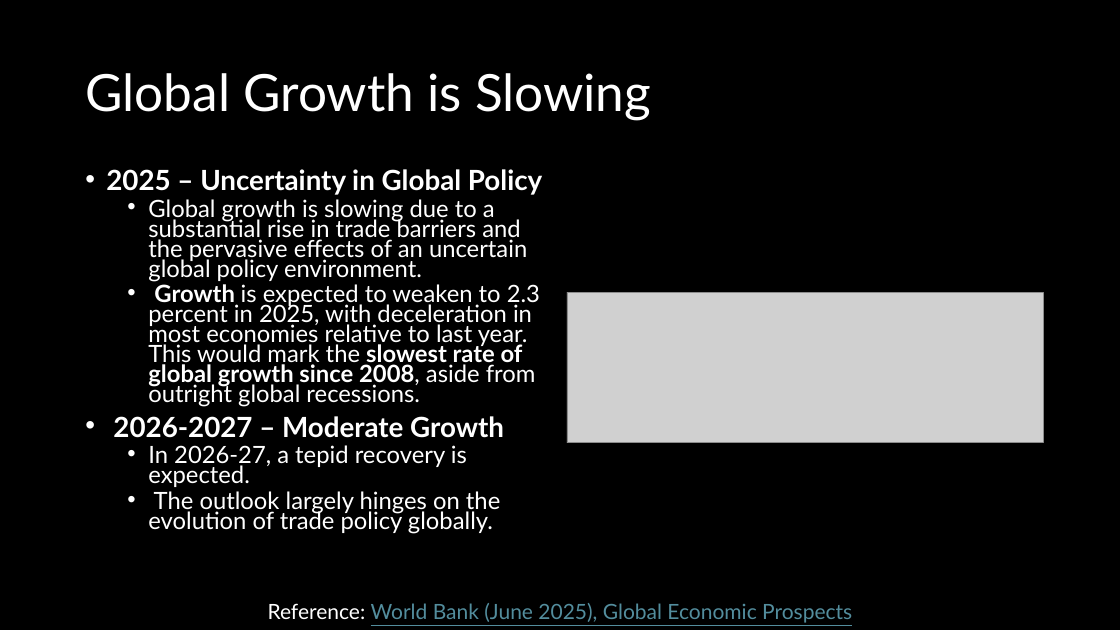
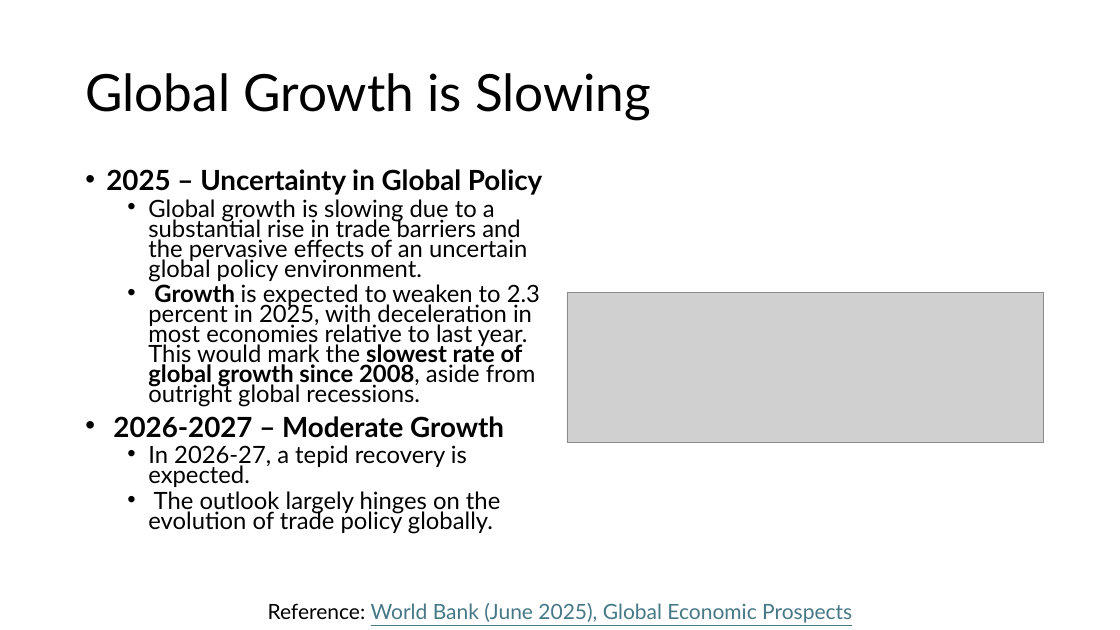
Before and after one commit to mahdi-ghafarian/time-series, a slide deck: slide 13 of borderland/1-cadusd/Presentation/CADUSD.pptx (slide 12 before the commit). Drawn at 1120x630 pixels with LibreOffice and Linux fonts; fonts in the diff are those of the drawing; grey boxes stand for pictures. Boxes give left, top, right and bottom in pixels: in the first picture for what was removed or moved away, otherwise in the second. Text is boxed around its words. In the diff, an @@ line names an element or a change of style, - is before the commit and + after.

```diff
--- a/borderland/1-cadusd/Presentation/CADUSD.pptx
+++ b/borderland/1-cadusd/Presentation/CADUSD.pptx
@@ background #000000 to #FFFFFF @@
@@ title "Global Growth is Slowing" at (x1=85, y1=73, x2=651, y2=120): text colour #FFFFFF to #000000 @@
@@ text "2025 – Uncertainty in Global ..." at (x1=106, y1=169, x2=542, y2=534): text colour #FFFFFF to #000000 @@
@@ text "Reference: World Bank (June 2025), ..." at (x1=268, y1=603, x2=852, y2=623): text colour #FFFFFF to #000000 in "Reference:"; text colour #538D9D to #467886 in "World Bank (June 2025), Global Economic Prospects" @@
```
Also in this commit, not shown: 24 other slides changed, 4 slides added, 2 other files.
